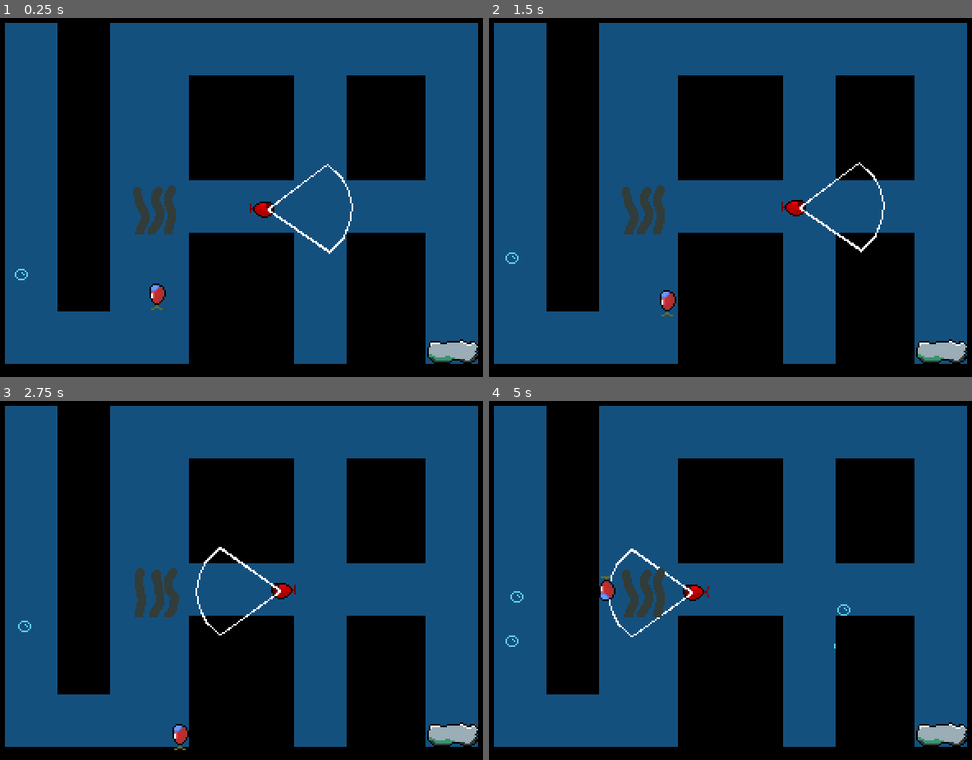
Above: before the commit, frames 1-4 (two rows, left to right).
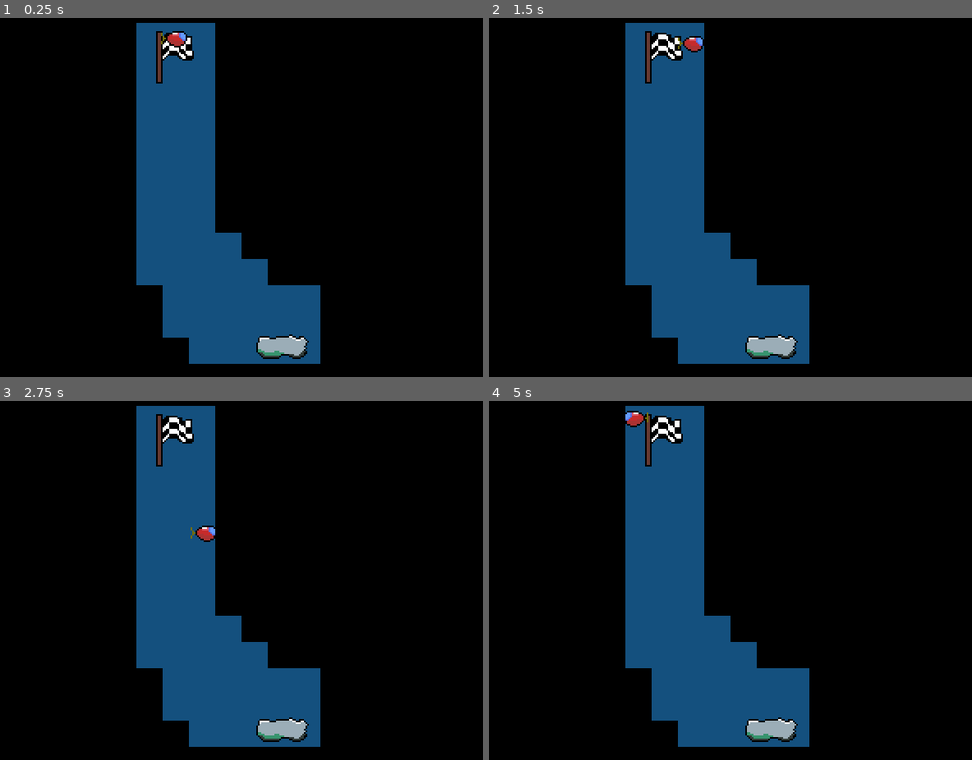
Above: after the commit, the same moments.

Repository: fabiosantoscode/game-deep-trouble
Game: Godot game, scene res://elements/level_rotator.tscn
Same seed, same stepped clock (60 frames per second), same inputs: the game is played once before the commit and once after it. Before the commit the project starts from res://levels/test.tscn.
Inputs:
- Up to frame 1 (0.25 s): no input
- Up to frame 2 (1.5 s): hold D (right) 0.53-1.28 s; tap Space (shoot) at 0.6, 1.35 s; hold S (down) from 1.28 s (still down)
- Up to frame 3 (2.75 s): release S (down) at 2.03 s; hold D (right) from 2.03 s (still down); tap Space (shoot) at 2.1 s
- Up to frame 4 (5 s): release D (right) at 2.78 s; hold W (up) 2.78-3.53 s; tap Space (shoot) at 2.85, 3.6, 4.35 s; hold A (left) from 3.53 s (still down)

The runs differ from the first frame. In frame 1, 57% of the frame differs, in the area x 1-99%, y 1-97%; in frame 2, 58%; in frame 3, 57%; in frame 4, 58%.

Commit message:
level switcher; camera following

Diff:
--- /dev/null
+++ b/elements/goal.gd
@@ -0,0 +1,11 @@
+extends Node2D
+class_name Goal
+
+@onready var area_2d: Area2D = $Area2D
+
+func _ready() -> void:
+	area_2d.body_entered.connect(_on_sub)
+
+func _on_sub(sub: Sub):
+	if sub.has_rock != null:
+		LevelRotator.next_level(self)
--- /dev/null
+++ b/elements/goal.tscn
@@ -0,0 +1,33 @@
+[gd_scene load_steps=5 format=3 uid="uid://bx516lm8nikuw"]
+
+[ext_resource type="Texture2D" uid="uid://baq4oydepkm6r" path="res://sprites/goal.png" id="1_iqwif"]
+[ext_resource type="Script" uid="uid://btddbeo1yvlp3" path="res://elements/goal.gd" id="1_wrs40"]
+
+[sub_resource type="SpriteFrames" id="SpriteFrames_wrs40"]
+animations = [{
+"frames": [{
+"duration": 1.0,
+"texture": ExtResource("1_iqwif")
+}],
+"loop": true,
+"name": &"default",
+"speed": 5.0
+}]
+
+[sub_resource type="RectangleShape2D" id="RectangleShape2D_vsnou"]
+size = Vector2(50, 49)
+
+[node name="Goal" type="Node2D"]
+script = ExtResource("1_wrs40")
+
+[node name="AnimatedSprite2D" type="AnimatedSprite2D" parent="."]
+position = Vector2(2, 0)
+sprite_frames = SubResource("SpriteFrames_wrs40")
+
+[node name="Area2D" type="Area2D" parent="."]
+collision_layer = 4
+collision_mask = 4
+
+[node name="CollisionShape2D" type="CollisionShape2D" parent="Area2D"]
+position = Vector2(0, -0.5)
+shape = SubResource("RectangleShape2D_vsnou")
--- /dev/null
+++ b/elements/level_rotator.gd
@@ -0,0 +1,36 @@
+extends Node2D
+class_name LevelRotator
+
+@onready var level_container: Node = $LevelContainer
+
+var level_scene_name_start = "res://levels/level"
+var level_scene_name_end = ".tscn"
+var current_level = 0
+var level_count = 4
+
+static func find_level_rotator(from_child: Node) -> LevelRotator:
+	return from_child.find_parent("LevelRotator")
+
+static func restart_level(from_child: Node):
+	var level_rot = find_level_rotator(from_child)
+	if level_rot != null:
+		level_rot._start_level(level_rot.current_level)
+
+static func next_level(from_child: Node):
+	var level_rot = find_level_rotator(from_child)
+	if level_rot != null:
+		level_rot._start_level.call_deferred(level_rot.current_level + 1)
+
+func _ready():
+	_start_level(1)
+
+func _start_level(level_num: int):
+	for prev_level in level_container.get_children():
+		level_container.remove_child(prev_level)
+		prev_level.queue_free()
+
+	current_level = level_num
+
+	var level_file = level_scene_name_start + str(level_num) + level_scene_name_end
+	var level = load(level_file).instantiate()
+	level_container.add_child(level)
--- /dev/null
+++ b/elements/level_rotator.tscn
@@ -0,0 +1,8 @@
+[gd_scene load_steps=2 format=3 uid="uid://y3einsiqv77u"]
+
+[ext_resource type="Script" uid="uid://c0q4qefnx4dil" path="res://elements/level_rotator.gd" id="1_ef28p"]
+
+[node name="LevelRotator" type="Node2D"]
+script = ExtResource("1_ef28p")
+
+[node name="LevelContainer" type="Node" parent="."]
--- a/levels/level1.tscn
+++ b/levels/level1.tscn
@@ -1,5 +1,6 @@
-[gd_scene load_steps=7 format=4 uid="uid://crjve7hyntto2"]
+[gd_scene load_steps=8 format=4 uid="uid://crjve7hyntto2"]
 
+[ext_resource type="PackedScene" uid="uid://bx516lm8nikuw" path="res://elements/goal.tscn" id="1_ua5ty"]
 [ext_resource type="Texture2D" uid="uid://61ned4b2awpp" path="res://sprites/black-16.png" id="2_pdpul"]
 [ext_resource type="PackedScene" uid="uid://c32ncac8n4yym" path="res://elements/rock.tscn" id="3_8hd6v"]
 [ext_resource type="PackedScene" uid="uid://djmdirnx2svhw" path="res://sub/sub.tscn" id="5_omn1t"]
@@ -24,6 +25,9 @@
 
 [node name="Level1" type="Node2D"]
 
+[node name="Goal" parent="." instance=ExtResource("1_ua5ty")]
+position = Vector2(119, 37)
+
 [node name="TileMapLayer" type="TileMapLayer" parent="."]
 tile_map_data = PackedByteArray("AAAKAA4AAAAAAAAAAAALAA4AAAAAAAAAAAAMAA4AAAAAAAAAAAANAA4AAAAAAAAAAAAOAA4AAAAAAAAAAAAPAA …(3920 unchanged characters)…
 tile_set = SubResource("TileSet_pnvjf")
--- a/levels/level2.tscn
+++ b/levels/level2.tscn
@@ -1,5 +1,6 @@
-[gd_scene load_steps=9 format=4 uid="uid://c6qowiu56mcnx"]
+[gd_scene load_steps=10 format=4 uid="uid://c6qowiu56mcnx"]
 
+[ext_resource type="PackedScene" uid="uid://bx516lm8nikuw" path="res://elements/goal.tscn" id="1_g1dg4"]
 [ext_resource type="Texture2D" uid="uid://61ned4b2awpp" path="res://sprites/black-16.png" id="2_s1bpp"]
 [ext_resource type="PackedScene" uid="uid://c32ncac8n4yym" path="res://elements/rock.tscn" id="3_76ugp"]
 [ext_resource type="PackedScene" uid="uid://c6v3mktw5r5gy" path="res://sub/enemy_sub.tscn" id="4_e8p81"]
@@ -31,6 +32,9 @@
 
 [node name="Level2" type="Node2D"]
 
+[node name="Goal" parent="." instance=ExtResource("1_g1dg4")]
+position = Vector2(39, 39)
+
 [node name="TileMapLayer" type="TileMapLayer" parent="."]
 tile_map_data = PackedByteArray("AAAAAA4AAAAAAAAAAAABAA4AAAAAAAAAAAACAA4AAAAAAAAAAAADAA4AAAAAAAAAAAAEAA4AAAAAAAAAAAAFAA …(3472 unchanged characters)…
 tile_set = SubResource("TileSet_pnvjf")
--- a/levels/level3.tscn
+++ b/levels/level3.tscn
@@ -1,6 +1,7 @@
-[gd_scene load_steps=9 format=4 uid="uid://dsfxqbremvmsf"]
+[gd_scene load_steps=10 format=4 uid="uid://dsfxqbremvmsf"]
 
 [ext_resource type="Texture2D" uid="uid://61ned4b2awpp" path="res://sprites/black-16.png" id="1_0fm5q"]
+[ext_resource type="PackedScene" uid="uid://bx516lm8nikuw" path="res://elements/goal.tscn" id="1_cpie4"]
 [ext_resource type="PackedScene" uid="uid://c32ncac8n4yym" path="res://elements/rock.tscn" id="2_cpie4"]
 [ext_resource type="PackedScene" uid="uid://c6v3mktw5r5gy" path="res://sub/enemy_sub.tscn" id="3_udvx3"]
 [ext_resource type="PackedScene" uid="uid://djmdirnx2svhw" path="res://sub/sub.tscn" id="4_1xfnq"]
@@ -31,6 +32,9 @@
 
 [node name="Level3" type="Node2D"]
 
+[node name="Goal" parent="." instance=ExtResource("1_cpie4")]
+position = Vector2(312, 41)
+
 [node name="TileMapLayer" type="TileMapLayer" parent="."]
 tile_map_data = PackedByteArray("AAAAAA4AAAAAAAAAAAABAA4AAAAAAAAAAAAQAA4AAAAAAAAAAAARAA4AAAAAAAAAAAASAA4AAAAAAAAAAAATAA …(3680 unchanged characters)…
 tile_set = SubResource("TileSet_pnvjf")
--- a/levels/level4.tscn
+++ b/levels/level4.tscn
@@ -1,5 +1,6 @@
-[gd_scene load_steps=9 format=4 uid="uid://b2w1l8oedyalj"]
+[gd_scene load_steps=10 format=4 uid="uid://b2w1l8oedyalj"]
 
+[ext_resource type="PackedScene" uid="uid://bx516lm8nikuw" path="res://elements/goal.tscn" id="1_1jw75"]
 [ext_resource type="Texture2D" uid="uid://61ned4b2awpp" path="res://sprites/black-16.png" id="1_lpgdq"]
 [ext_resource type="PackedScene" uid="uid://c32ncac8n4yym" path="res://elements/rock.tscn" id="2_1jw75"]
 [ext_resource type="PackedScene" uid="uid://c6v3mktw5r5gy" path="res://sub/enemy_sub.tscn" id="3_8s3b3"]
@@ -31,6 +32,9 @@
 
 [node name="Level4" type="Node2D"]
 
+[node name="Goal" parent="." instance=ExtResource("1_1jw75")]
+position = Vector2(328, 41)
+
 [node name="TileMapLayer" type="TileMapLayer" parent="."]
 tile_map_data = PackedByteArray("AAAAAA4AAAAAAAAAAAATAAAAAAAAAAAAAAASAAAAAAAAAAAAAAARAAAAAAAAAAAAAAAQAAAAAAAAAAAAAAAPAA …(6432 unchanged characters)…
 tile_set = SubResource("TileSet_pnvjf")
--- /dev/null
+++ b/levels/level_rotator.tscn
@@ -0,0 +1,3 @@
+[gd_scene format=3 uid="uid://dsnts0xg2pd74"]
+
+[node name="LevelRotator" type="Node2D"]
--- a/project.godot
+++ b/project.godot
@@ -11,7 +11,7 @@
 [application]
 
 config/name="deep-trouble"
-run/main_scene="uid://v77hnftvr7s4"
+run/main_scene="uid://y3einsiqv77u"
 config/features=PackedStringArray("4.4", "GL Compatibility")
 config/icon="res://icon.svg"
 
--- a/sub/camera_follows_sub.gd
+++ /dev/null
@@ -1,18 +0,0 @@
-extends Node
-class_name CameraFollowsSub
-
-@onready var sub: Sub = $".."
-var camera: Camera2D
-var tilemap: TileMapLayer
-
-func _ready():
-	var level = sub.owner
-	var tilemaps = level.find_children("", "TileMapLayer", true, false)
-	if len(tilemaps) == 0: print("warning: TileMapLayer not found in the level")
-	elif len(tilemaps) > 1: print("warning: Many TileMapLayer found in the level")
-	else: _prepare_camera(tilemaps[0])
-
-func _prepare_camera(t_map):
-	tilemap = t_map
-	camera = Camera2D.new()
-	pass
--- a/sub/enemy_sub_agent.gd
+++ b/sub/enemy_sub_agent.gd
@@ -25,11 +25,11 @@
 	query.collide_with_bodies = true
 	var result = space_state.intersect_ray(query)
 	if result.get("collider", null) is Sub:
-		print("TODO: we've been found!")
+		LevelRotator.restart_level(self)
 
 func _on_player_kill(sub: Node2D):
 	if sub is Sub:
-		print("TODO: we've been touched!")
+		LevelRotator.restart_level(self)
 
 func _physics_process(delta: float) -> void:
 	var enemy_sub: EnemySub = self.owner
--- a/sub/sub.tscn
+++ b/sub/sub.tscn
@@ -1,7 +1,7 @@
 [gd_scene load_steps=14 format=3 uid="uid://djmdirnx2svhw"]
 
 [ext_resource type="Script" uid="uid://ml3wvgo8ls00" path="res://sub/sub.gd" id="1_jrcp4"]
-[ext_resource type="Script" uid="uid://bcaugltumbb12" path="res://sub/camera_follows_sub.gd" id="2_3ibi6"]
+[ext_resource type="Script" uid="uid://bcaugltumbb12" path="res://sub/sub_camera_follow.gd" id="2_3ibi6"]
 [ext_resource type="Texture2D" uid="uid://gy3ya5ojcnul" path="res://sub/claw.png" id="2_egpih"]
 [ext_resource type="Texture2D" uid="uid://da6b5k1qrxgyp" path="res://sub/sub1.png" id="3_edyj4"]
 [ext_resource type="Texture2D" uid="uid://clu652pcwt7wp" path="res://sub/sub2.png" id="4_8nxnj"]
@@ -39,7 +39,7 @@
 motion_mode = 1
 script = ExtResource("1_jrcp4")
 
-[node name="CameraFollowsSub" type="Node" parent="."]
+[node name="SubCameraFollows" type="Node2D" parent="."]
 script = ExtResource("2_3ibi6")
 
 [node name="SubMovement" type="Node2D" parent="."]
--- /dev/null
+++ b/sub/sub_camera_follow.gd
@@ -0,0 +1,32 @@
+extends Node
+class_name CameraFollowsSub
+
+@onready var sub: Sub = $".."
+#@onready var camera_2d: Camera2D = $Camera2D
+var tilemap: TileMapLayer
+var camera_2d
+
+func _ready():
+	if sub.owner == null: return # when we press F6 on the sub and not a level
+	var level = sub.owner
+	var tilemaps = level.find_children("", "TileMapLayer", true, false)
+	if len(tilemaps) == 0: print("warning: TileMapLayer not found in the level")
+	elif len(tilemaps) > 1: print("warning: Many TileMapLayer found in the level")
+	else: _prepare_camera(tilemaps[0])
+
+func _process(delta: float) -> void:
+	if camera_2d is Camera2D and sub is Sub:
+		camera_2d.global_position = sub.global_position
+
+func _prepare_camera(t_map: TileMapLayer):
+	var cell = t_map.tile_set.tile_size.x
+	var rect = t_map.get_used_rect()
+	camera_2d = Camera2D.new()
+	self.add_child(camera_2d)
+	camera_2d.owner = self
+	camera_2d.make_current()
+
+	camera_2d.limit_top = int(t_map.global_position.y) + rect.position.y * cell
+	camera_2d.limit_bottom = int(t_map.global_position.y) + rect.position.y * cell + rect.size.y * cell
+	camera_2d.limit_left = int(t_map.global_position.x) + rect.position.x * cell
+	camera_2d.limit_right = int(t_map.global_position.x) + rect.position.x * cell + rect.size.x * cell
--- /dev/null
+++ b/sub/sub_camera_follows.gd
@@ -0,0 +1 @@
+extends Node2D
Not shown, added: elements/goal.gd.uid
Not shown, added: elements/level_rotator.gd.uid
Binary file added: sprites/goal.aseprite
Binary file added: sprites/goal.png
Not shown, added: sprites/goal.png.import
Renamed: sub/camera_follows_sub.gd.uid -> sub/sub_camera_follow.gd.uid
Not shown, added: sub/sub_camera_follows.gd.uid
